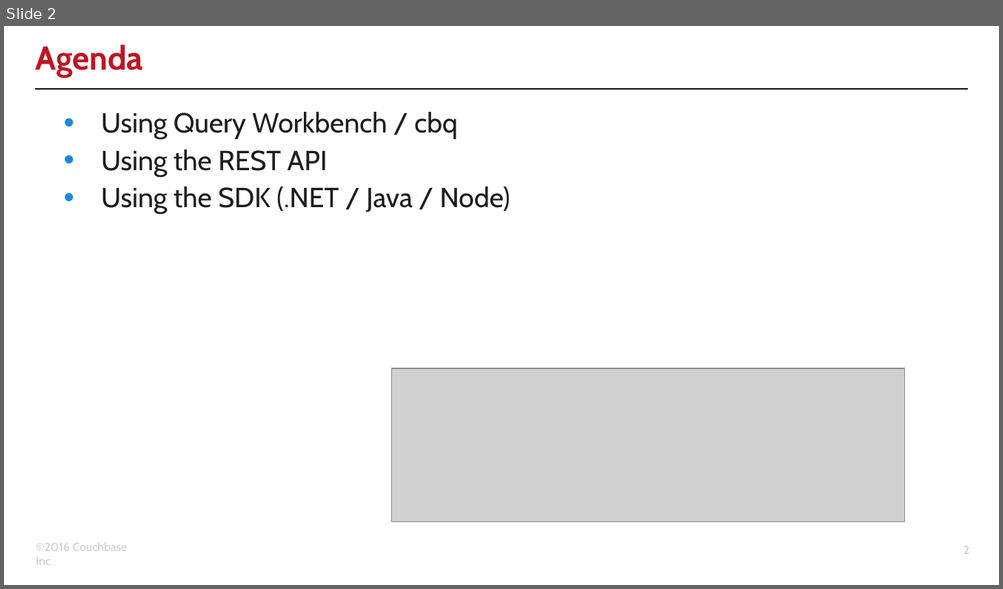
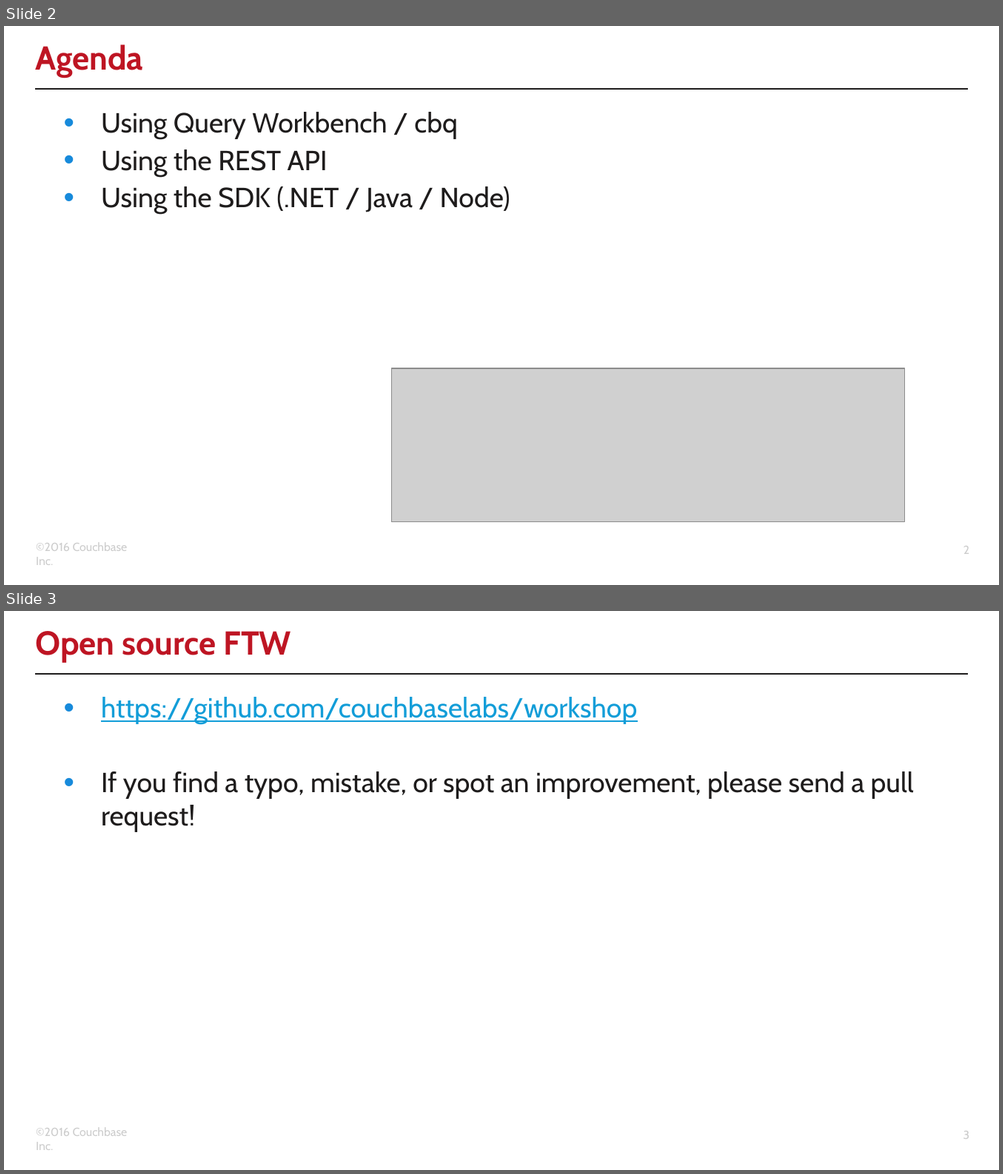
Before and after one commit to clint77/workshop, a slide deck: connect2016/developer/02/02.pptx. Shown one above the other, each under a label of ours: slide 2 before the commit, slides 2 and 3 after it. The pictures are 1003x589 and 1003x1174 pixels, drawn with LibreOffice and Linux fonts; fonts in the diff are those of the drawing; grey boxes stand for pictures; background and template pictures are left out. Boxes give left, top, right and bottom in pixels: in the first picture for what was removed or moved away, otherwise in the second. Text is boxed around its words. In the diff, an @@ line names an element or a change of style, - is before the commit and + after.

```diff
--- a/connect2016/developer/02/02.pptx
+++ b/connect2016/developer/02/02.pptx
@@ slide 3 added at [4,611,999,1170], background #FFFFFF; not listed: 3 template elements that a slide beside it also shows @@
@@ title added at [36,631,291,662], 24 pt, text #BE1523, bold @@
+Open source FTW
@@ text added at [101,697,913,832], 20 pt, text #1E1C1C @@
+• https://github.com/couchbaselabs/workshop
+• If you find a typo, mistake, or spot an improvement, please send a pull request!
```
Also in this commit, not shown: 2 slides changed, 4 other files.
